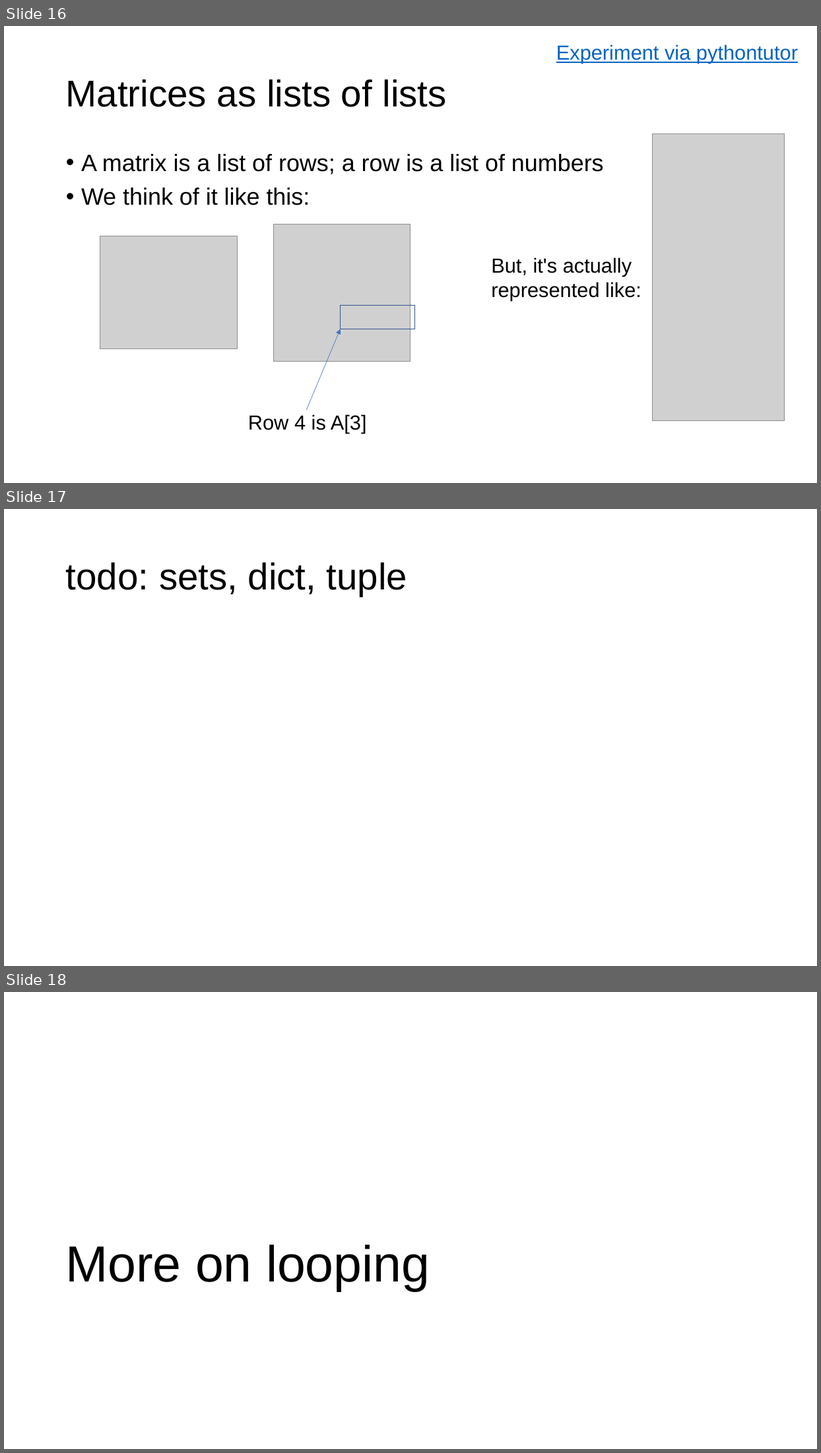
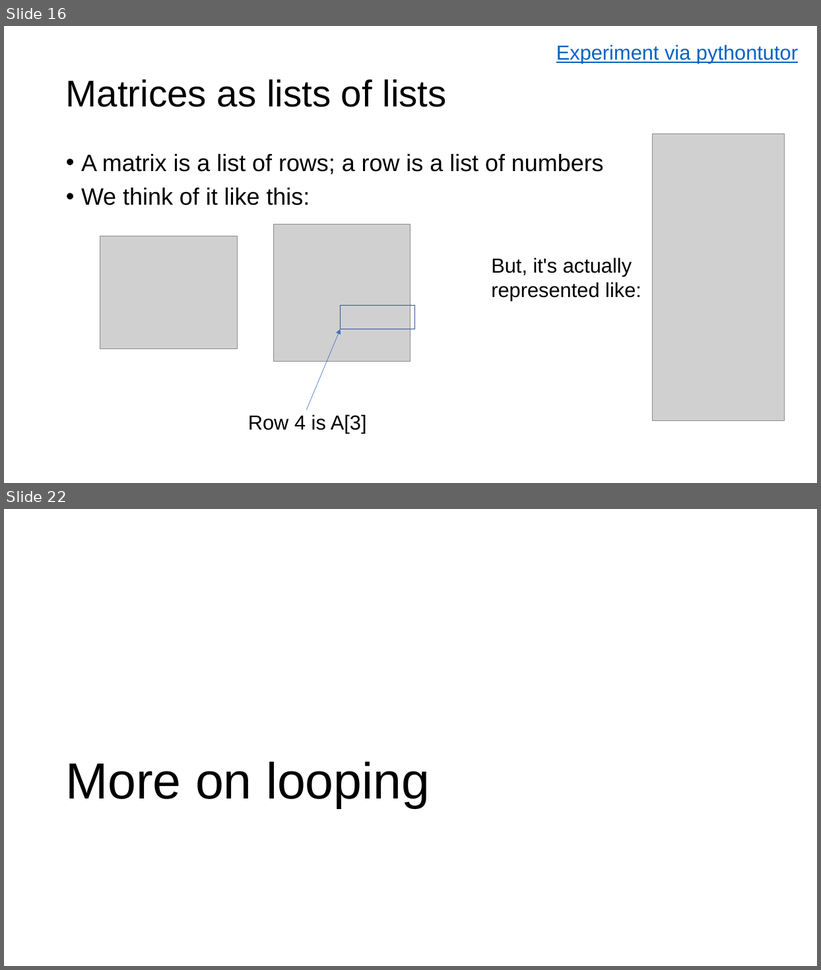
Before and after one commit to parrt/msds501, a slide deck: slides/intro-programming.pptx. Shown one above the other, each under a label of ours: slides 16, 17 and 18 before the commit, slides 16 and 22 after it; the slides between them are not shown. The pictures are 821x1453 and 821x970 pixels, drawn with LibreOffice and Linux fonts; fonts in the diff are those of the drawing; grey boxes stand for pictures; background and template pictures are left out. Boxes give left, top, right and bottom in pixels: in the first picture for what was removed or moved away, otherwise in the second. Text is boxed around its words. In the diff, an @@ line names an element or a change of style, - is before the commit and + after.

```diff
--- a/slides/intro-programming.pptx
+++ b/slides/intro-programming.pptx
@@ slide 17 removed at bbox=[4, 509, 817, 966], background #FFFFFF @@
@@ title removed at bbox=[66, 562, 407, 596] @@
-todo: sets, dict, tuple
@@ what was slide 18 is now slide 22 @@
```
Also in this commit, not shown: 5 slides added, 7 other files.
